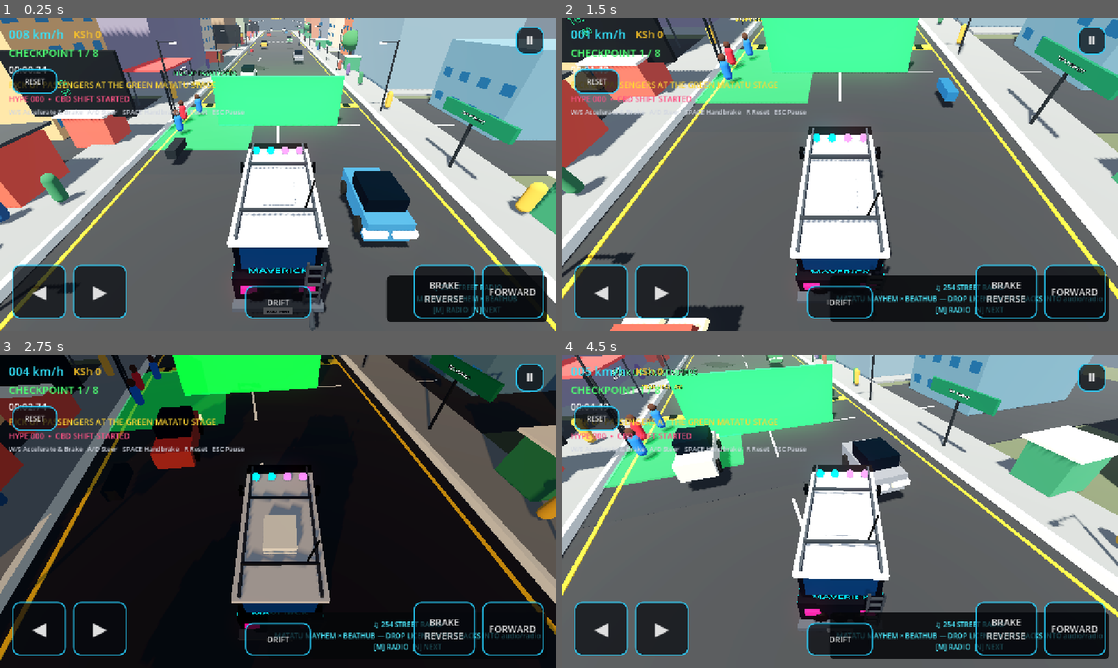
Above: before the commit, frames 1-4 (two rows, left to right).
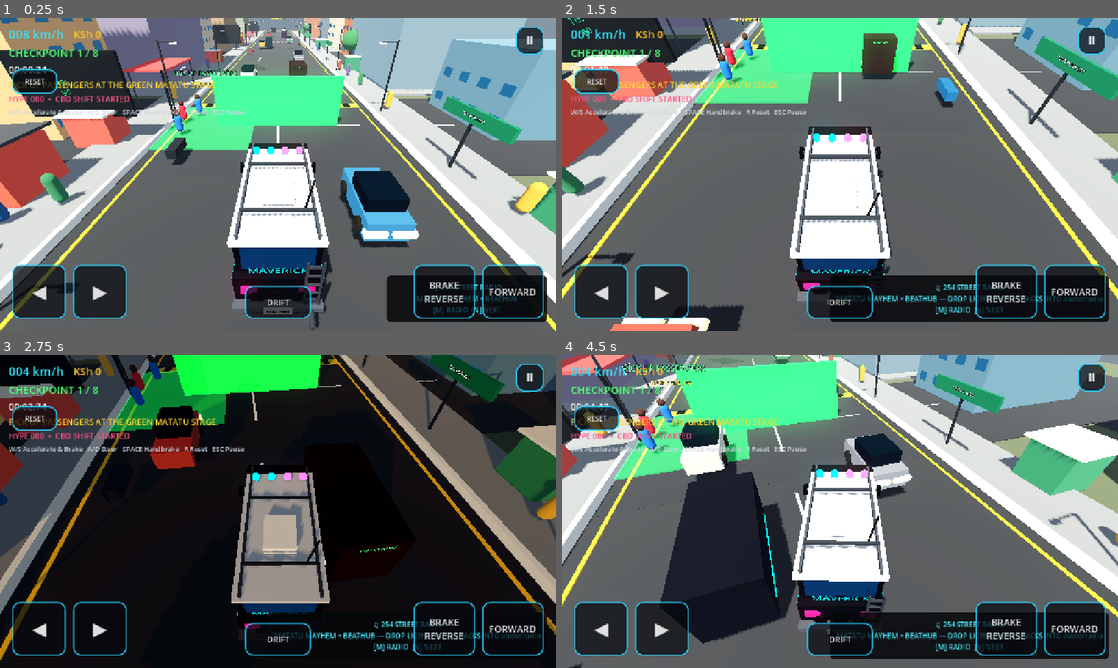
Above: after the commit, the same moments.

Repository: beathubonline-arch/Matatu-Mayhem
Game: Godot game, scene res://scenes/main/Main.tscn
The game is run twice, just before and just after one commit, with the same random seed, the same clock (stepped at 60 frames per second) and the same inputs.
Inputs (mouse positions are in pixels of both pictures, inside the frame that each line leads up to):
- Up to frame 1 (0.25 s): no input
- Up to frame 2 (1.5 s): tap Enter at 0.5 s; move the mouse to (962, 158) at 0.52 s; hold D (steer_right) 0.53-1.28 s; hold N (radio_next) 0.53-1.28 s; click (962, 158) at 0.67 s; move the mouse to (728, 190) at 1.27 s; hold S (brake) from 1.28 s (still down); tap M (radio_toggle) at 1.35 s
- Up to frame 3 (2.75 s): move the mouse to (333, 442) at 2.02 s; release S (brake) at 2.03 s; hold D (steer_right) from 2.03 s (still down); tap L at 2.1 s
- Up to frame 4 (4.5 s): move the mouse to (812, 574) at 2.77 s; release D (steer_right) at 2.78 s; hold W (accelerate) 2.78-3.53 s; tap N (radio_next) at 2.85 s; click (812, 574) at 2.92 s; move the mouse to (1006, 558) at 3.52 s; hold M (radio_toggle) 3.53-4.28 s; hold A (steer_left) from 3.53 s (still down); move the mouse to (673, 464) at 4.27 s; tap L at 4.35 s

The runs differ from the first frame. In frame 1, 0.2% of the frame differs, in the area x 46-56%, y 3-19%; in frame 2, 0.9%; in frame 3, less than 0.1%; in frame 4, 24%, in the area x 0-100%, y 0-100%.
Error before the commit: Parse Error: Cannot infer the type of "neon" variable because the value doesn't have a set type. (res://scripts/traffic/RivalMatatuManager.gd:43)

Commit message:
Fix rival neon Color type inference

Diff:
--- a/scripts/traffic/RivalMatatuManager.gd
+++ b/scripts/traffic/RivalMatatuManager.gd
@@ -40,7 +40,7 @@
 	glow.mesh = glow_mesh
 	glow.position = Vector3(0.0, 0.45, 0.0)
 	var glow_mat := StandardMaterial3D.new()
-	var neon := [Color("00d9ff"), Color("ff2e88"), Color("ff9a18"), Color("54ff77")][index % 4]
+	var neon: Color = [Color("00d9ff"), Color("ff2e88"), Color("ff9a18"), Color("54ff77")][index % 4]
 	glow_mat.albedo_color = neon
 	glow_mat.emission_enabled = true
 	glow_mat.emission = neon
